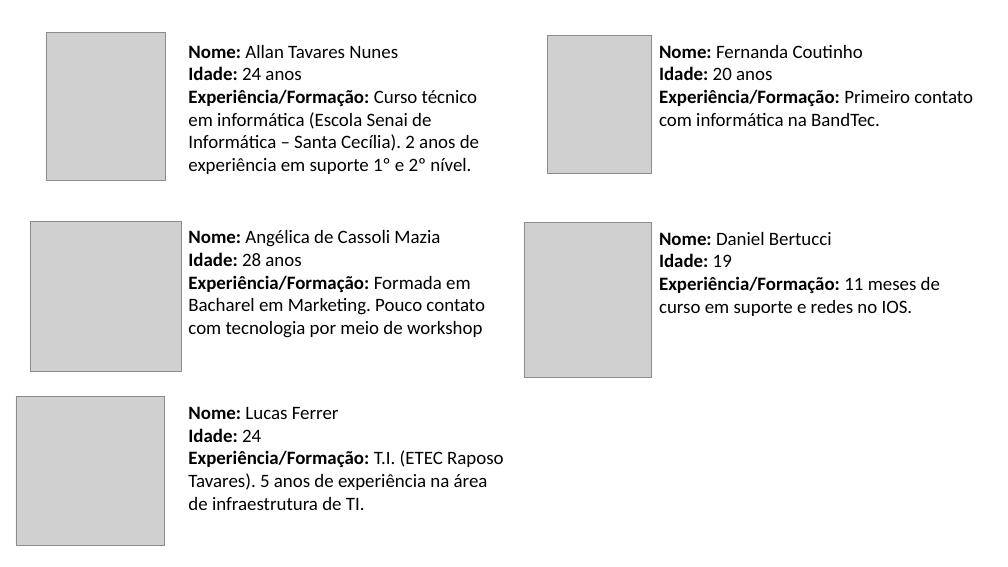
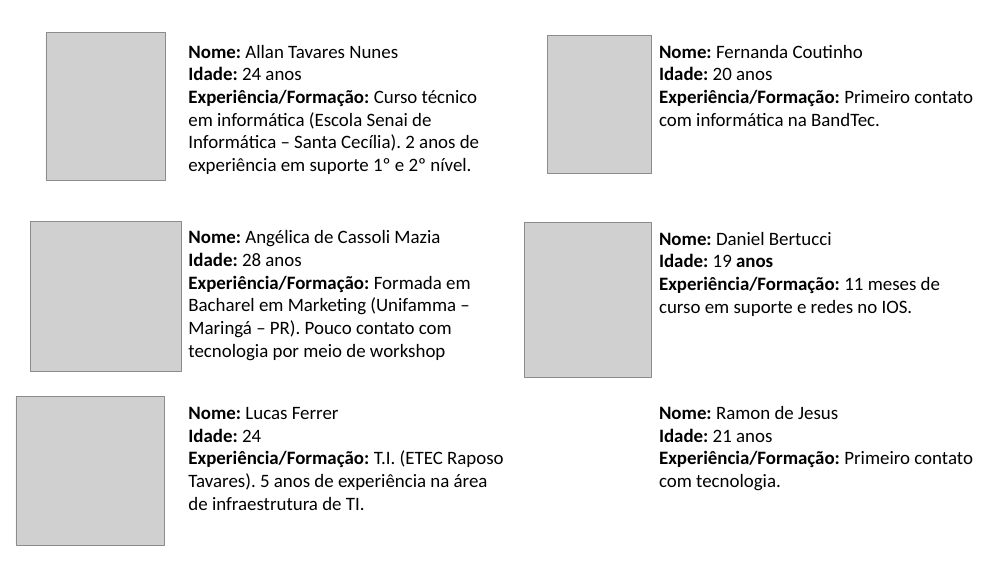
Before and after one commit to allantnunes/MonkeysHealthcare, a slide deck: slide 2 of Apresentação MonkeysTest.pptx. Drawn at 1008x567 pixels with LibreOffice and Linux fonts; fonts in the diff are those of the drawing; grey boxes stand for pictures. Boxes give left, top, right and bottom in pixels: in the first picture for what was removed or moved away, otherwise in the second. Text is boxed around its words. In the diff, an @@ line names an element or a change of style, - is before the commit and + after.

Commit message:
Conclusão Atividade 5 - Arquiteturas e Modificação da Apresentação Monkeys Healthcare powerpoint

```diff
--- a/Apresentação MonkeysTest.pptx
+++ b/Apresentação MonkeysTest.pptx
@@ text at bbox=[659, 253, 773, 267]: text changed @@
-Idade: 19
+Idade: 19 anos
@@ text at bbox=[188, 275, 470, 361]: text changed @@
-Experiência/Formação: Formada em Bacharel em Marketing. Pouco contato com tecnologia por meio de workshop
+Experiência/Formação: Formada em Bacharel em Marketing (Unifamma – Maringá – PR). Pouco contato com tecnologia por meio de workshop
@@ text added at bbox=[659, 406, 973, 491], 18 pt, text #000000 @@
+Nome: Ramon de Jesus
+Idade: 21 anos
+Experiência/Formação: Primeiro contato com tecnologia.
```
Also in this commit, not shown: 1 other file.
